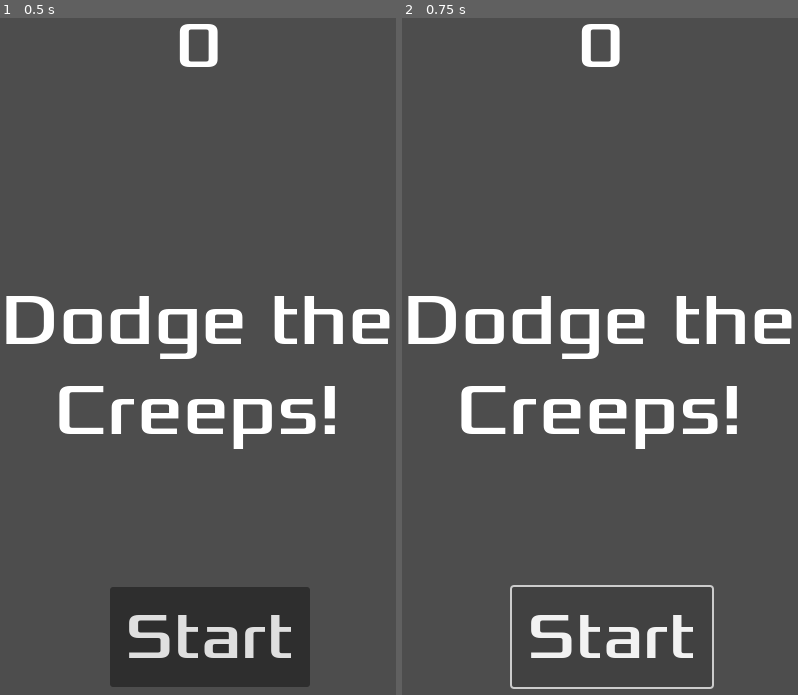
Above: before the commit, frames 1-2 (left to right).
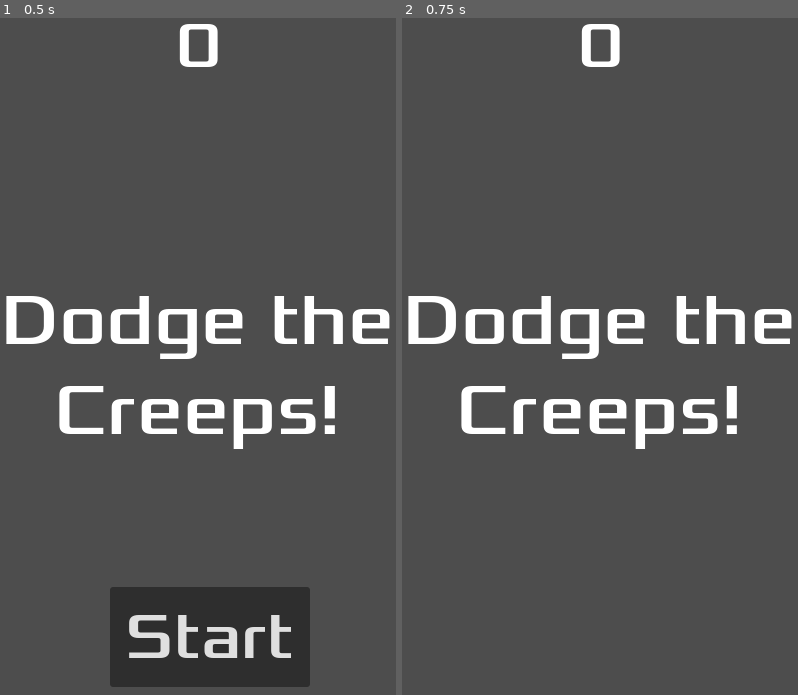
Above: after the commit, the same moments.

Repository: john9francis/first-godot
Game: Godot game, scene res://hud.tscn
Same seed, same stepped clock (60 frames per second), same inputs: the game is played once before the commit and once after it. This scene is started directly instead of the project's main scene.
Inputs:
- Up to frame 1 (0.5 s): no input
- Up to frame 2 (0.75 s): click "Start" at 0.5 s

Frame 1 is identical in both runs. In frame 2, 1.5% of the frame differs, in the area x 27-79%, y 83-100%.

Commit message:
finished creating hud script

Diff:
--- a/hud.gd
+++ b/hud.gd
@@ -11,3 +11,41 @@
 # Called every frame. 'delta' is the elapsed time since the previous frame.
 func _process(delta):
 	pass
+
+
+func show_message(text):
+	# takes in text and puts it in the message node
+
+	$Message.text = text
+	$Message.show()
+	$MessageTimer.start()
+
+
+func show_game_over():
+	# Show game over and then show the startup screen again
+
+	show_message("Game Over")
+	# Wait for message timer
+	await $MessageTimer.timeout
+
+	# reset message
+	$Message.text = "Dodge the/nCreeps!"
+	$Message.show()
+
+	# Delay a minute before displaying start button
+	# our strategy here is creating a temporary timer
+	# instead of dedicating a whole node to it
+	await get_tree().create_timer(1.0).timeout
+	$StartButton.show()
+
+
+func update_score(score):
+	$ScoreLabel.text = str(score)
+
+
+func _on_message_timer_timeout():
+	$Message.hide()
+
+func _on_start_button_pressed():
+	$StartButton.hide()
+	start_game.emit()
--- a/hud.tscn
+++ b/hud.tscn
@@ -55,3 +55,6 @@
 [node name="MessageTimer" type="Timer" parent="."]
 wait_time = 2.0
 one_shot = true
+
+[connection signal="pressed" from="StartButton" to="." method="_on_start_button_pressed"]
+[connection signal="timeout" from="MessageTimer" to="." method="_on_message_timer_timeout"]
